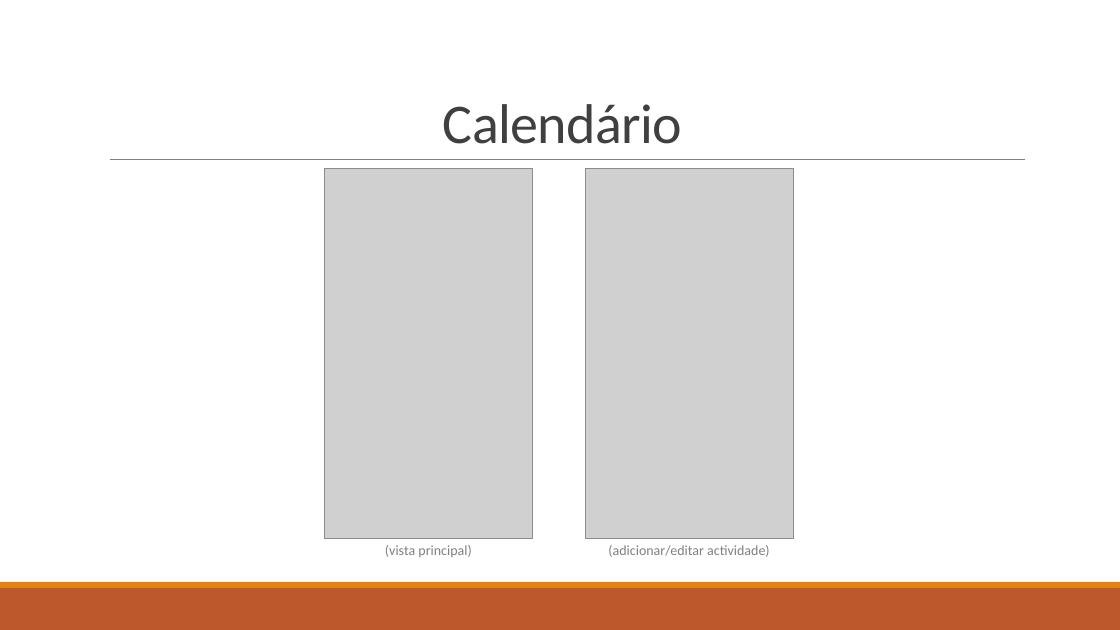
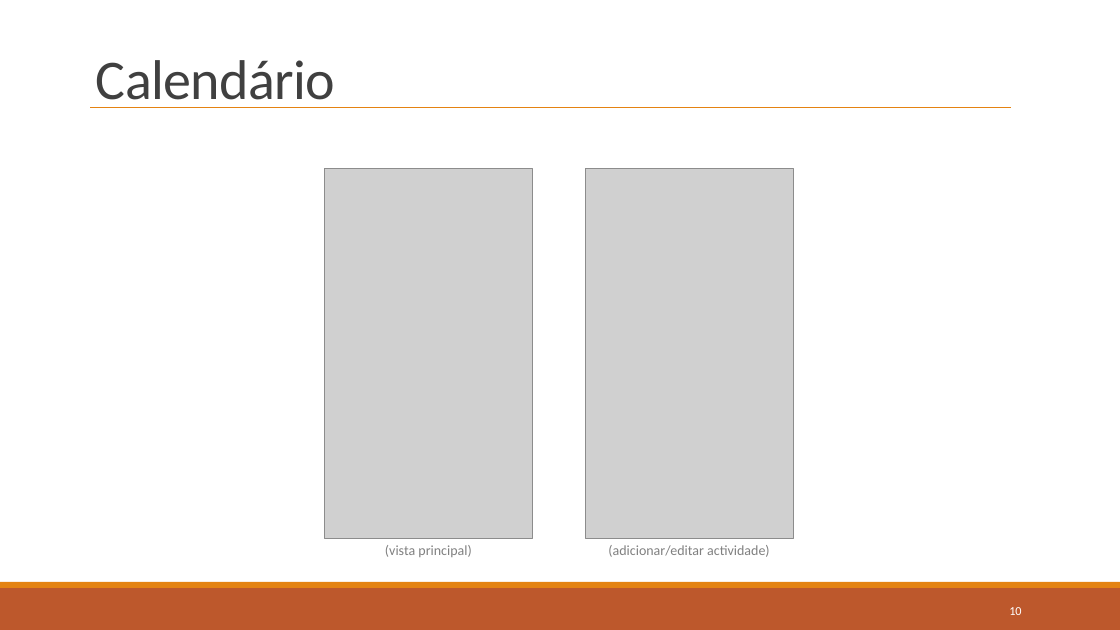
Before and after one commit to lodyny/ProjetoCM, a slide deck: slide 10 of CM-Not-So-Chubby_E3.pptx. Drawn at 1120x630 pixels with LibreOffice and Linux fonts; fonts in the diff are those of the drawing; grey boxes stand for pictures. Boxes give left, top, right and bottom in pixels: in the first picture for what was removed or moved away, otherwise in the second. Text is boxed around its words. In the diff, an @@ line names an element or a change of style, - is before the commit and + after.

```diff
--- a/CM-Not-So-Chubby_E3.pptx
+++ b/CM-Not-So-Chubby_E3.pptx
@@ title "Calendário" rewrapped from [443, 104, 683, 144] to [96, 60, 336, 108] @@
@@ line added from (90, 108) to (1012, 108), #E48312 1 pt @@
@@ rectangle added at [108, 140, 1035, 181], fill #FFFFFF, outline #FFFFFF 1.25 pt @@
@@ line removed from (110, 160) to (1026, 160) @@
@@ page number added at [1009, 607, 1021, 615], 10.5 pt, text #FFFFFF @@
+10
```
Also in this commit, not shown: 17 other slides changed, 1 other file.
